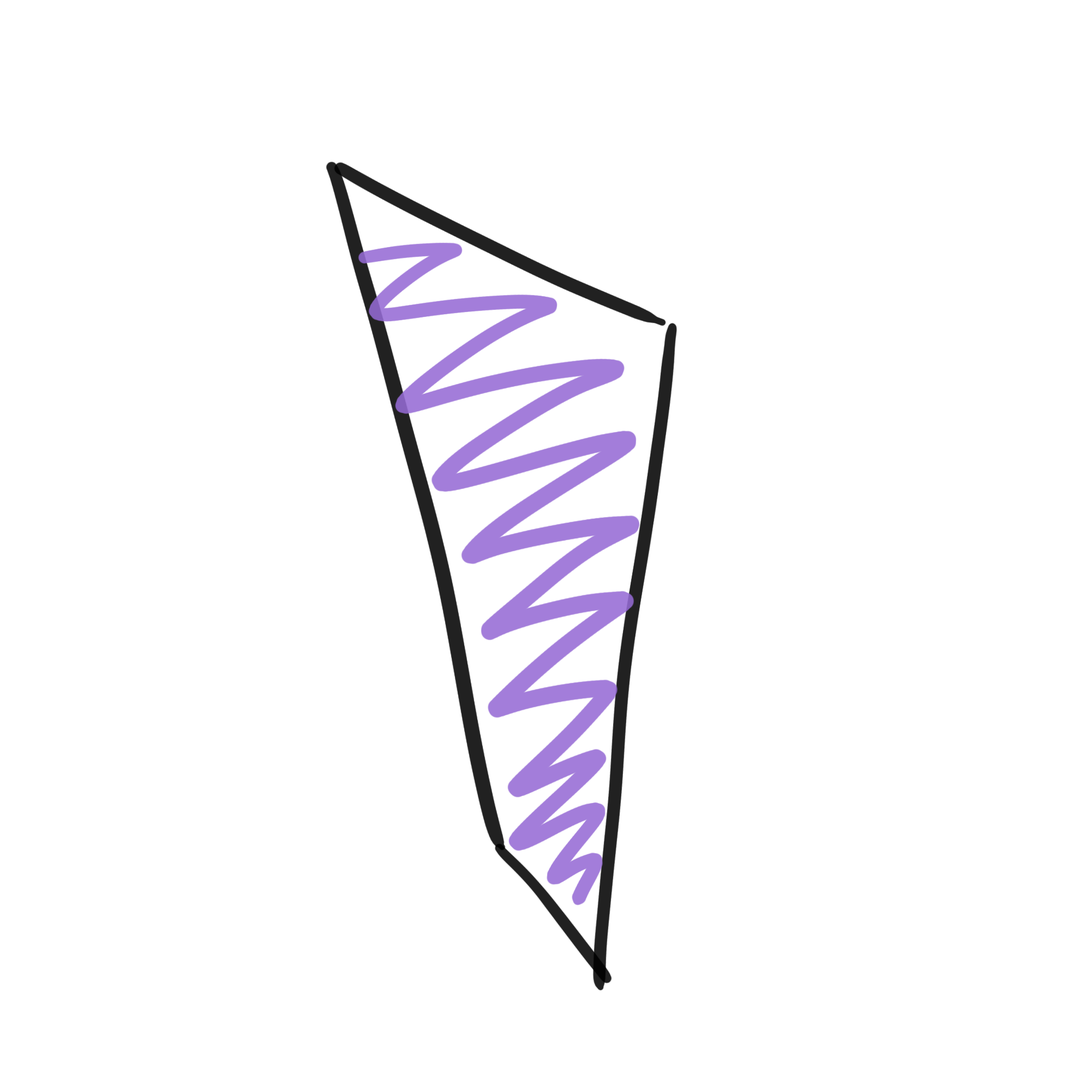
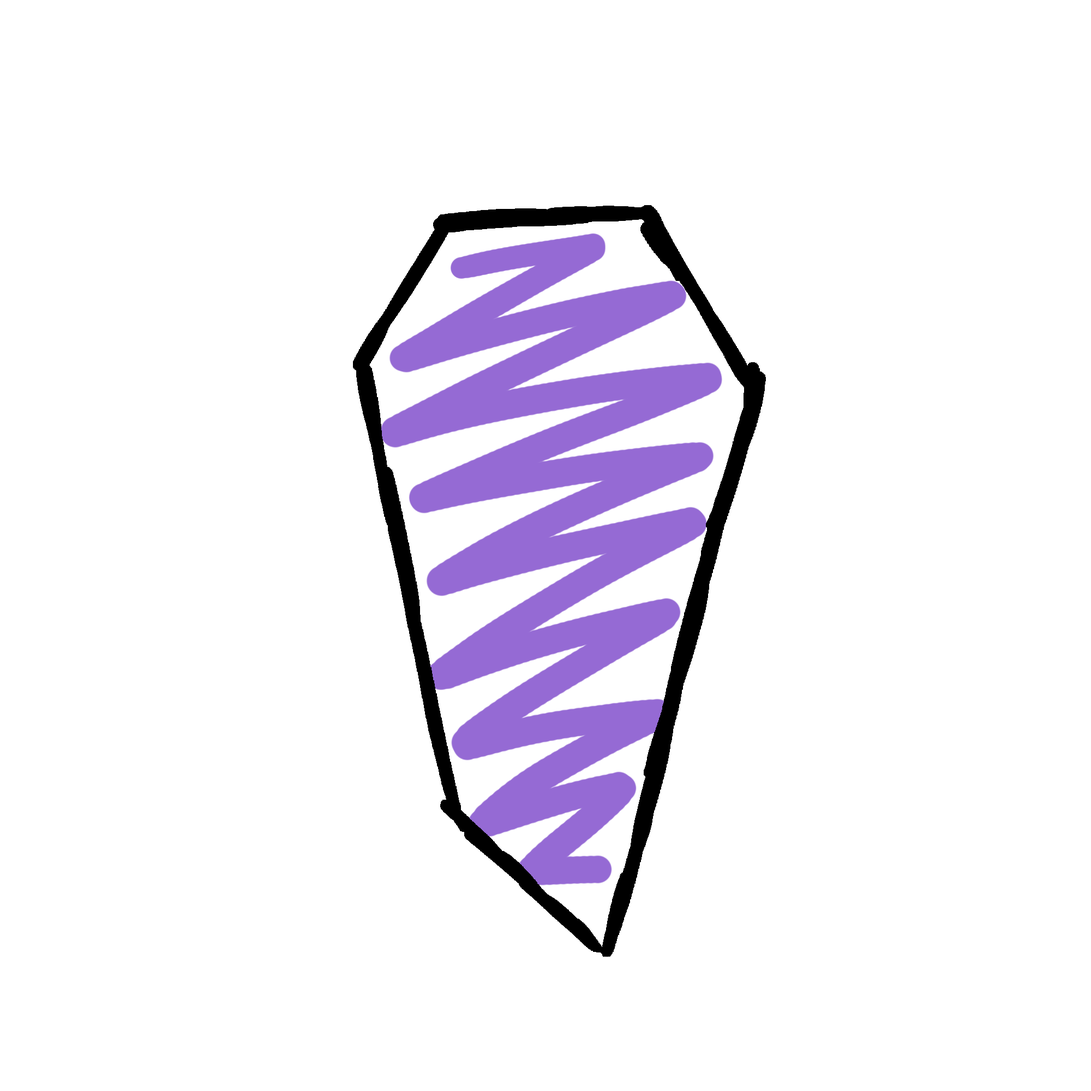
Layers edited between the first and the second 1091px x 1091px image:
added layer "Layer 7" above "Layer 6" over [353, 205, 767, 959]
added layer "Layer 6" above "Layer 2" over [379, 233, 724, 887]
removed layer "Layer 1" over [325, 161, 678, 992]
